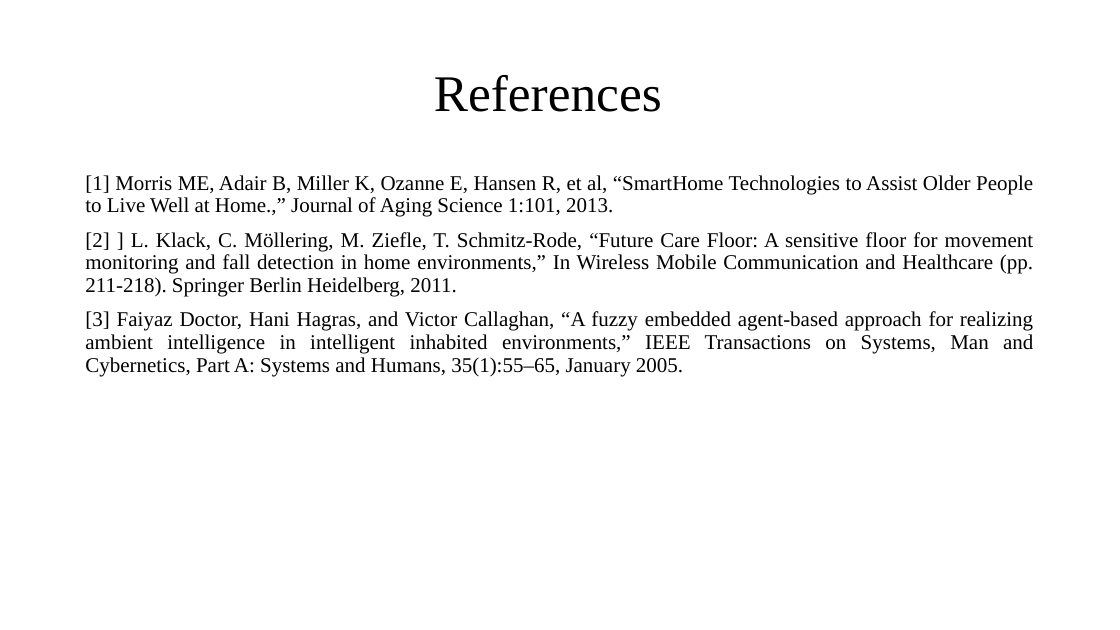
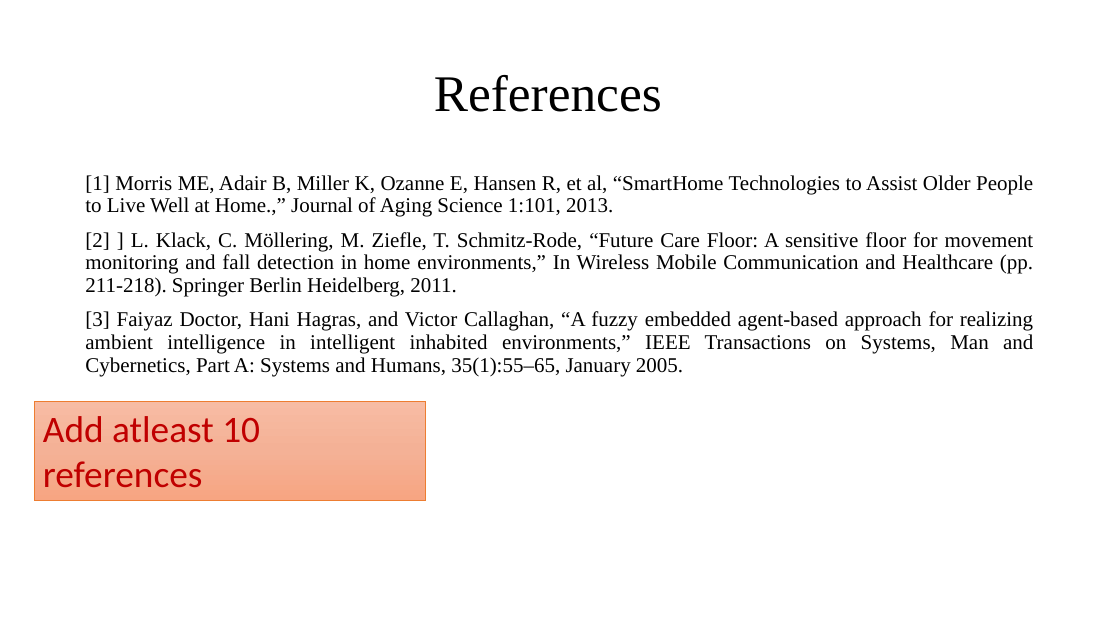
Before and after one commit to KIET-Github/CS-2024-A, a slide deck: slide 16 of PCS24-6-Hanu/Presentation - Smart Care.pptx (slide 18 before the commit). Drawn at 1120x630 pixels with LibreOffice and Linux fonts; fonts in the diff are those of the drawing. Boxes give left, top, right and bottom in pixels: in the first picture for what was removed or moved away, otherwise in the second. Text is boxed around its words. In the diff, an @@ line names an element or a change of style, - is before the commit and + after.

```diff
--- a/PCS24-6-Hanu/Presentation - Smart Care.pptx
+++ b/PCS24-6-Hanu/Presentation - Smart Care.pptx
@@ rectangle added at [34, 401, 425, 500], fill gradient #F7BDA5 to #F5B196 to #F8A582, outline #ED7D31 0.5 pt, 32 pt, text #C00000 @@
+Add atleast 10 references
```
Also in this commit, not shown: 5 other slides changed, 1 slide added, 3 slides removed, 9 other files.
